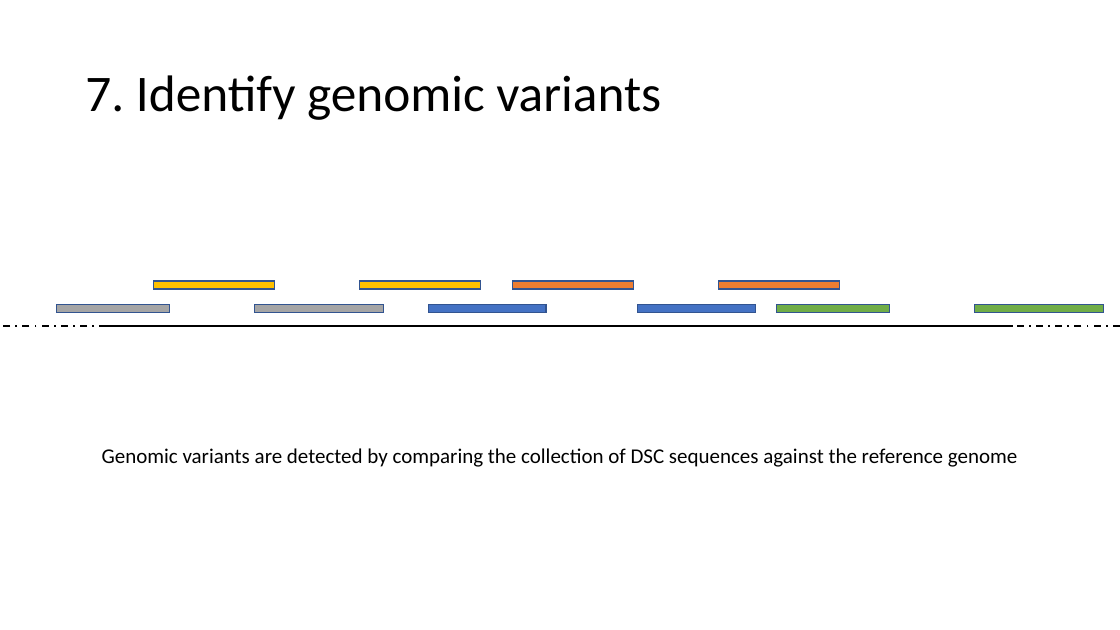
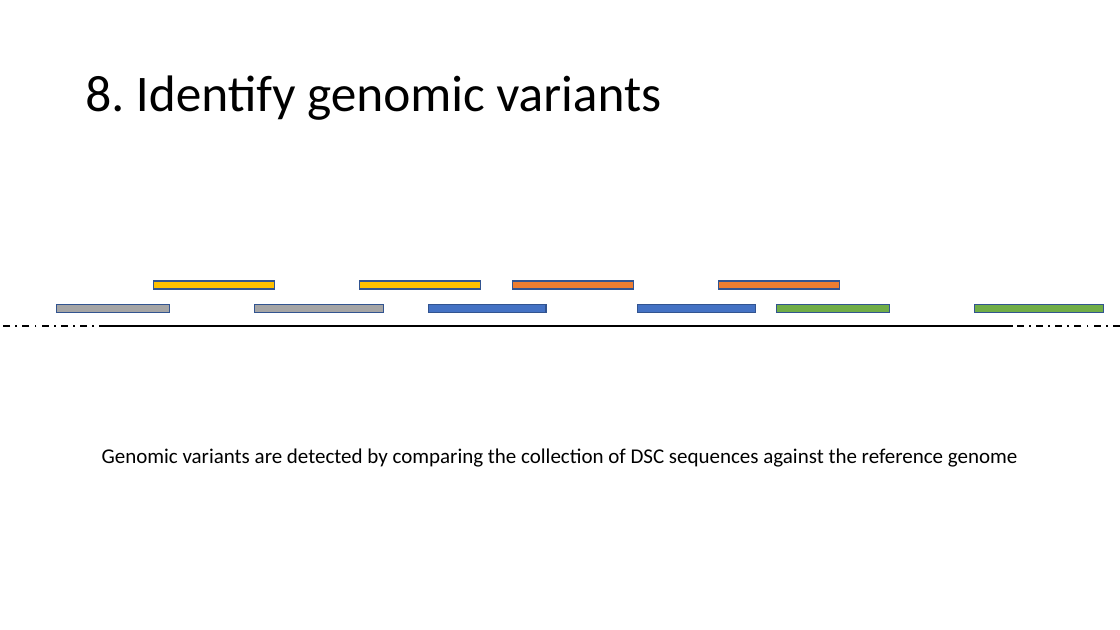
Before and after one commit to FredHutch/maddd-seq, a slide deck: slide 11 of docs/process.schematic.pptx. Drawn at 1120x630 pixels with LibreOffice and Linux fonts; fonts in the diff are those of the drawing. Boxes give left, top, right and bottom in pixels: in the first picture for what was removed or moved away, otherwise in the second. Text is boxed around its words. In the diff, an @@ line names an element or a change of style, - is before the commit and + after.

```diff
--- a/docs/process.schematic.pptx
+++ b/docs/process.schematic.pptx
@@ title at [85, 75, 661, 120]: text changed @@
-7. Identify genomic variants
+8. Identify genomic variants
```
Also in this commit, not shown: 1 other slide changed, 5 other files.
